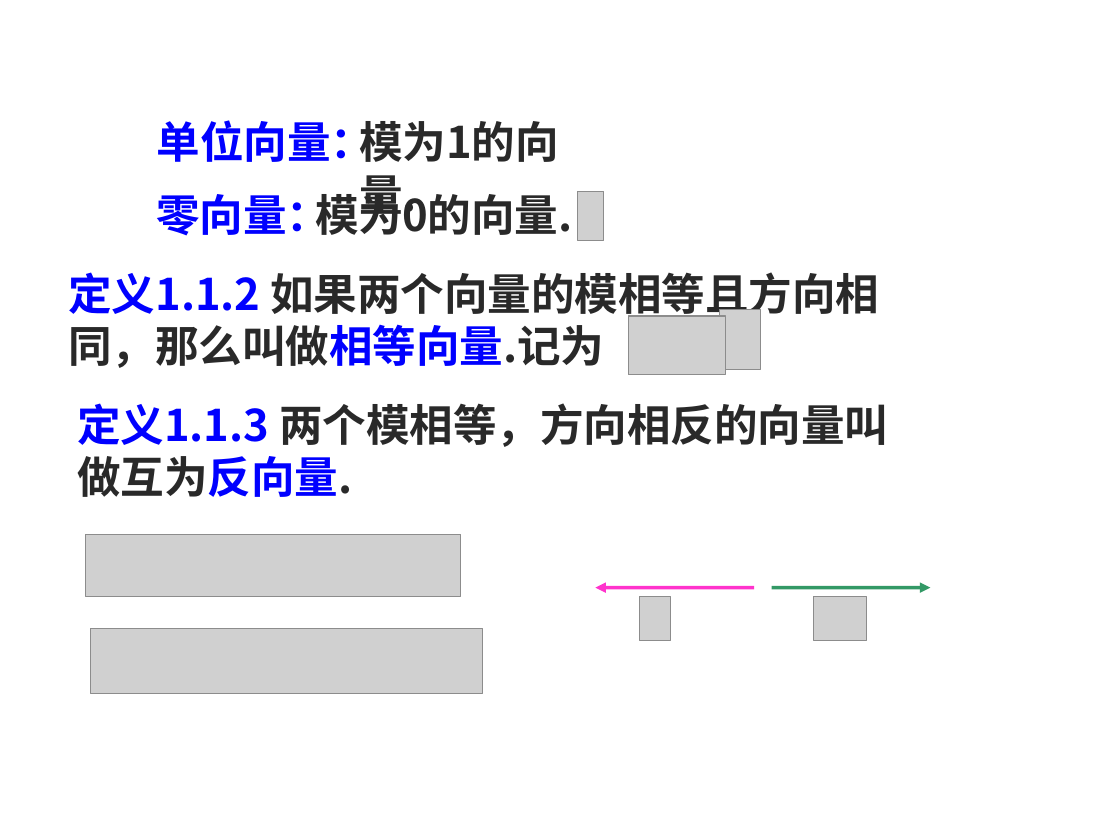
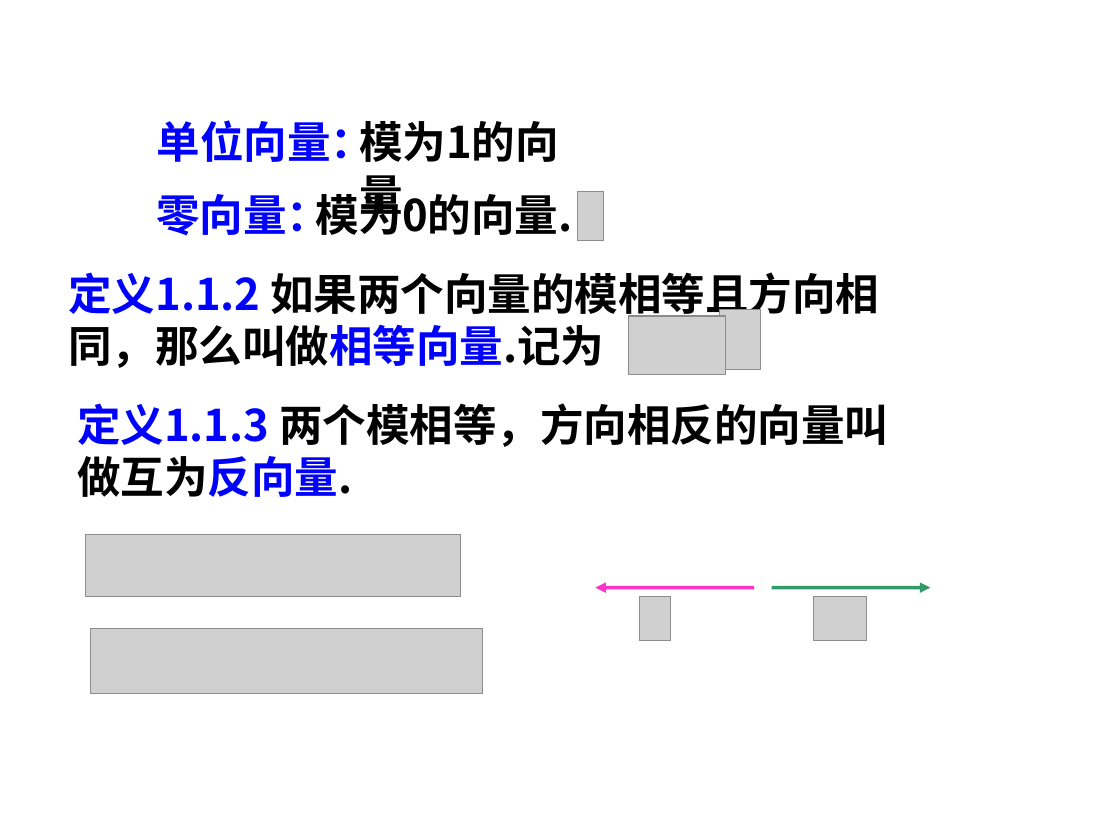
Before and after one commit to weihuayi/class, a slide deck: slide 4 of analyticgeometry/PPT/1-1.ppt (slide 3 before the commit). Drawn at 1120x840 pixels with LibreOffice and Linux fonts; fonts in the diff are those of the drawing; grey boxes stand for pictures; background and template pictures are left out. Boxes give left, top, right and bottom in pixels: in the first picture for what was removed or moved away, otherwise in the second. Text is boxed around its words. In the diff, an @@ line names an element or a change of style, - is before the commit and + after.

```diff
--- a/analyticgeometry/PPT/1-1.ppt
+++ b/analyticgeometry/PPT/1-1.ppt
@@ text "模为1的向量." at [359, 121, 559, 162]: text colour #292929 to #000000 @@
@@ text "模为0的向量." at [156, 187, 572, 236]: text colour #292929 to #000000 @@
@@ text "定义1.1.2 如果两个向量的模相等且方向相同，那么叫做相等向量.记为" at [68, 272, 880, 368]: text colour #292929 to #000000 in "如果两个向量的模相等且方向相同，那么叫做相等向量.记为" @@
@@ text "定义1.1.3 两个模相等，方向相反的向量叫做互为反向量." at [77, 403, 888, 497]: text colour #292929 to #000000 in "两个模相等，方向相反的向量叫做互为反向量." @@
```
Also in this commit, not shown: 2 other slides changed, 1 slide added, 8 other files.
